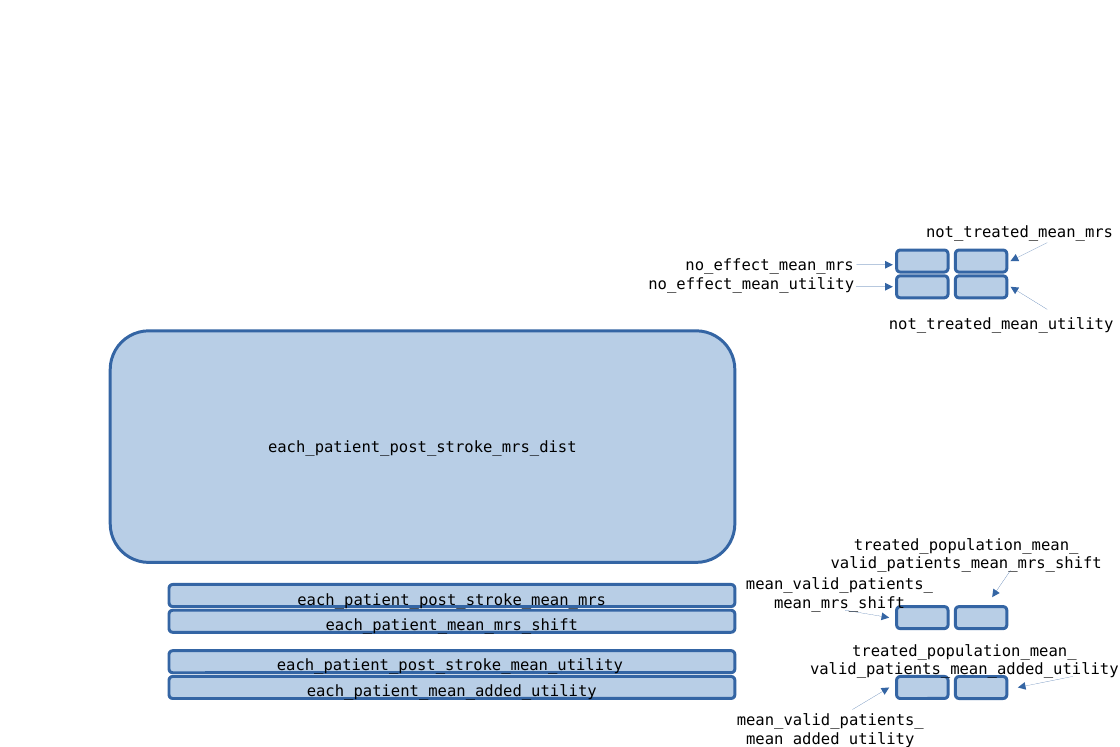
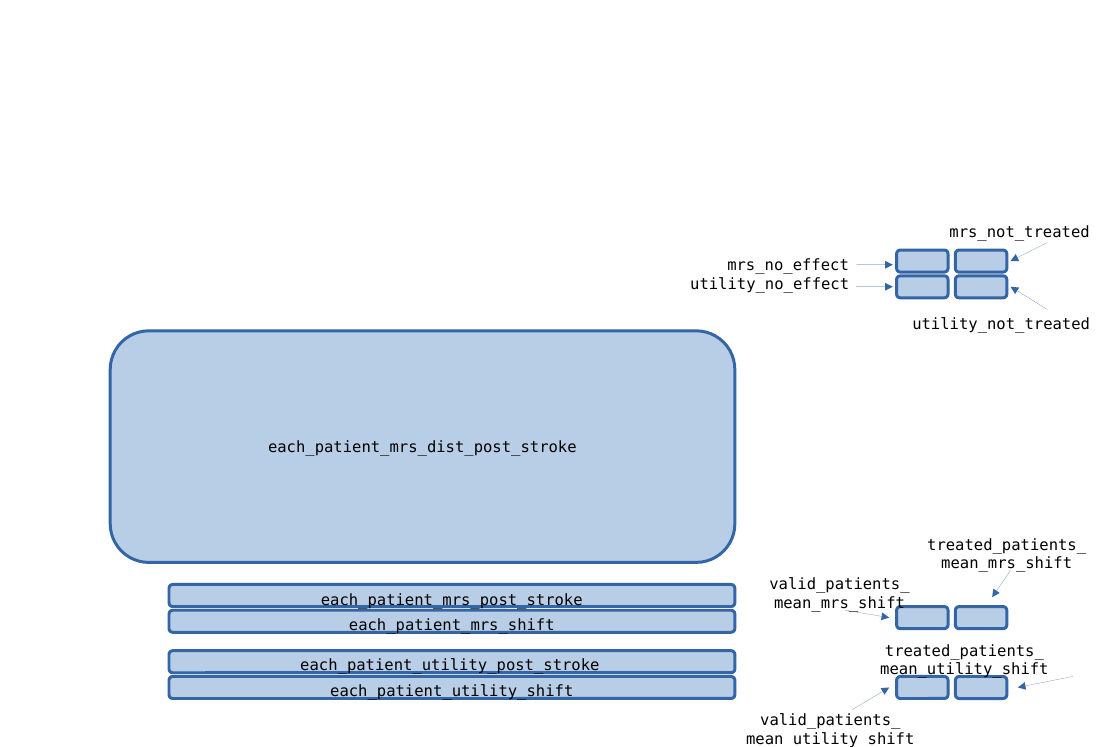
Before and after one commit to stroke-modelling/stroke-outcome, a slide deck: slide 1 of docs/images/continuous_nlvo_ivt_outcomes_summary_labels.odp. Drawn at 1120x747 pixels with LibreOffice and Linux fonts; fonts in the diff are those of the drawing; background and template pictures are left out. Boxes give left, top, right and bottom in pixels: in the first picture for what was removed or moved away, otherwise in the second. Text is boxed around its words. In the diff, an @@ line names an element or a change of style, - is before the commit and + after.

```diff
--- a/docs/images/continuous_nlvo_ivt_outcomes_summary_labels.odp
+++ b/docs/images/continuous_nlvo_ivt_outcomes_summary_labels.odp
@@ text at [949,225,1089,241]: text changed @@
-not_treated_mean_mrs
+mrs_not_treated
@@ text at [727,258,849,274]: text changed @@
-no_effect_mean_mrs
+mrs_no_effect
@@ text at [690,277,849,293]: text changed @@
-no_effect_mean_utility
+utility_no_effect
@@ text at [912,317,1090,333]: text changed @@
-not_treated_mean_utility
+utility_not_treated
@@ text at [268,440,577,456]: text changed @@
-each_patient_post_stroke_mrs_dist
+each_patient_mrs_dist_post_stroke
@@ text at [927,538,1086,572]: text changed @@
-treated_population_mean_
-valid_patients_mean_mrs_shift
+treated_patients_
+mean_mrs_shift
@@ text at [321,593,583,609]: text changed @@
-each_patient_post_stroke_mean_mrs
+each_patient_mrs_post_stroke
@@ text at [769,577,909,593]: text changed @@
-mean_valid_patients_
+valid_patients_
@@ text at [349,618,555,634]: text changed @@
-each_patient_mean_mrs_shift
+each_patient_mrs_shift
@@ text at [300,658,599,674]: text changed @@
-each_patient_post_stroke_mean_utility
+each_patient_utility_post_stroke
@@ text at [880,644,1048,678]: text changed @@
-treated_population_mean_
-valid_patients_mean_added_utility
+treated_patients_
+mean_utility_shift
@@ text at [330,684,573,700]: text changed @@
-each_patient_mean_added_utility
+each_patient_utility_shift
@@ text at [746,713,914,747]: text changed @@
-mean_valid_patients_
-mean_added_utility
+valid_patients_
+mean_utility_shift
```
Also in this commit, not shown: 6 other files.
